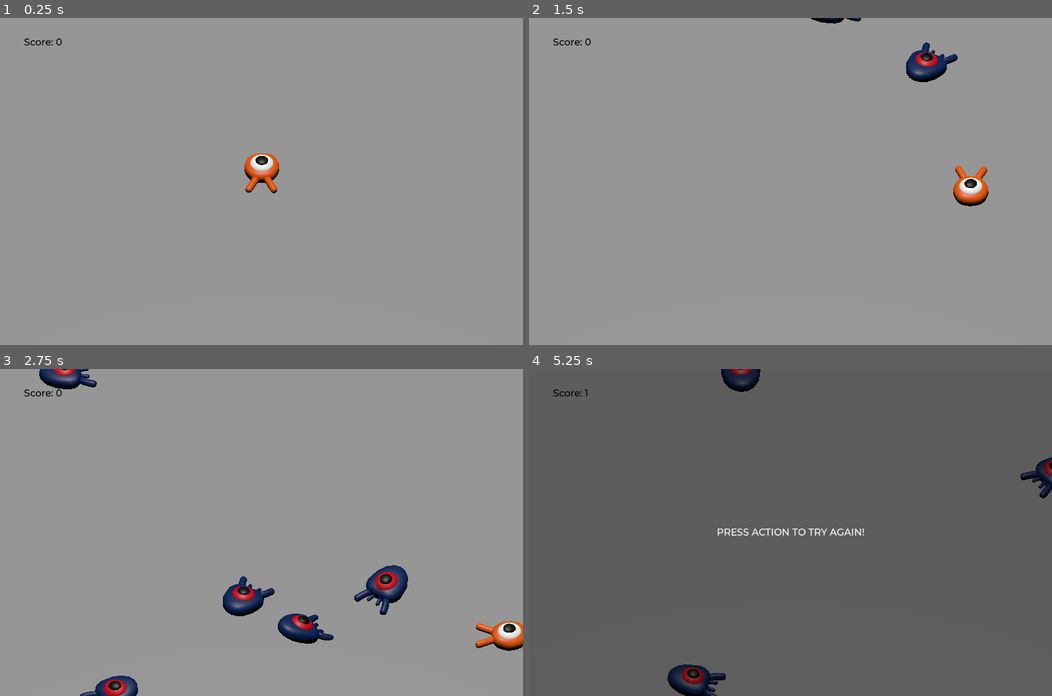
Above: before the commit, frames 1-4 (two rows, left to right).
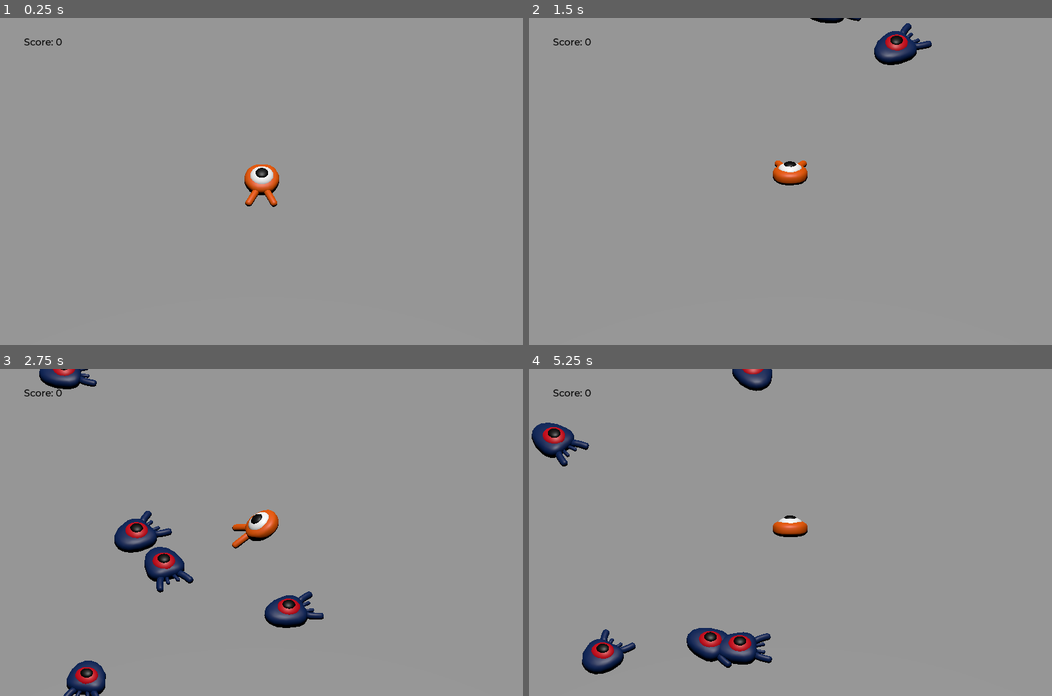
Above: after the commit, the same moments.

Repository: viniciusagvaz/my-first-3d-game
Game: Godot game, scene res://main.tscn
Two runs of this game, one before a commit and one after it. Both use one fixed random seed, a clock stepped at 60 frames per second and the inputs below.
Inputs:
- Up to frame 1 (0.25 s): no input
- Up to frame 2 (1.5 s): hold Right (move_right) 0.53-1.28 s; hold Space (jump) 0.53-1.28 s; hold Down (move_back) from 1.28 s (still down); tap Up (move_foward) at 1.35 s
- Up to frame 3 (2.75 s): tap Space (jump) at 1.52, 1.55, 1.82 s; release Down (move_back) at 2.03 s; hold Right (move_right) from 2.03 s (still down); hold Space (jump) from 2.03 s (still down)
- Up to frame 4 (5.25 s): release Space (jump) at 2.78 s; tap Up (move_foward) at 2.85, 4.35 s; tap Space (jump) at 3.02, 3.05, 3.32, 4.52, 4.55, 4.82 s; release Right (move_right) at 3.53 s; hold Space (jump) 3.53-4.28 s; hold Left (move_left) 3.53-5.03 s; hold Down (move_back) from 5.03 s (still down); hold Space (jump) from 5.03 s (still down)

The runs differ from the first frame. In frame 1, 0.8% of the frame differs, in the area x 46-54%, y 41-58%; in frame 2, 2.4%; in frame 3, 6.4%; in frame 4, 100%, in the area x 0-100%, y 0-100%.

Commit message:
animation test

Diff:
--- /dev/null
+++ b/music_player.tscn
@@ -0,0 +1,7 @@
+[gd_scene load_steps=2 format=3 uid="uid://cj7d5f3ji8g3r"]
+
+[ext_resource type="AudioStream" uid="uid://ds16vynqn08uk" path="res://art/House In a Forest Loop.ogg" id="1_dbx2h"]
+
+[node name="MusicPlayer" type="AudioStreamPlayer"]
+stream = ExtResource("1_dbx2h")
+autoplay = true
--- a/player.gd
+++ b/player.gd
@@ -30,6 +30,12 @@
 		direction.z = direction.z + 1
 	if Input.is_action_pressed("move_foward"):
 		direction.z = direction.z - 1
+
+	if direction != Vector3.ZERO:
+	#...
+		$AnimationPlayer.speed_scale = 4
+	else:
+		$AnimationPlayer.speed_scale = 1
 
 	# Prevent diagonal moving fast af
 	if direction != Vector3.ZERO:
@@ -71,6 +77,8 @@
 	velocity = target_velocity
 	move_and_slide()
 
+	$Pivot.rotation.x = PI / 6 * velocity.y / jump_impulse
+
 # And this function at the bottom.
 func die():
 	hit.emit()
--- a/player.tscn
+++ b/player.tscn
@@ -9,6 +9,68 @@
 [sub_resource type="CylinderShape3D" id="CylinderShape3D_o0d7b"]
 height = 0.502935
 radius = 1.37457
+
+[sub_resource type="Animation" id="Animation_yleip"]
+resource_name = "float"
+length = 1.2
+loop_mode = 1
+tracks/0/type = "value"
+tracks/0/imported = false
+tracks/0/enabled = true
+tracks/0/path = NodePath("../..:position")
+tracks/0/interp = 1
+tracks/0/loop_wrap = true
+tracks/0/keys = {
+"times": PackedFloat32Array(0.2, 0.7, 1.2),
+"transitions": PackedFloat32Array(0.435275, 0.48297, 1),
+"update": 0,
+"values": [Vector3(0, 0, 0), Vector3(0, 0.65, 0), Vector3(0, 0.35, 0)]
+}
+tracks/1/type = "value"
+tracks/1/imported = false
+tracks/1/enabled = true
+tracks/1/path = NodePath("../..:rotation")
+tracks/1/interp = 1
+tracks/1/loop_wrap = true
+tracks/1/keys = {
+"times": PackedFloat32Array(0.1, 0.5, 1.2),
+"transitions": PackedFloat32Array(0.435275, 0.48297, 1),
+"update": 0,
+"values": [Vector3(0, 0, 0), Vector3(0.139626, 0, 0), Vector3(-0.15708, 0, 0)]
+}
+
+[sub_resource type="Animation" id="Animation_b2o1v"]
+length = 0.001
+tracks/0/type = "value"
+tracks/0/imported = false
+tracks/0/enabled = true
+tracks/0/path = NodePath("../..:position")
+tracks/0/interp = 1
+tracks/0/loop_wrap = true
+tracks/0/keys = {
+"times": PackedFloat32Array(0),
+"transitions": PackedFloat32Array(1),
+"update": 0,
+"values": [Vector3(0, 0, 0)]
+}
+tracks/1/type = "value"
+tracks/1/imported = false
+tracks/1/enabled = true
+tracks/1/path = NodePath("../..:rotation")
+tracks/1/interp = 1
+tracks/1/loop_wrap = true
+tracks/1/keys = {
+"times": PackedFloat32Array(0),
+"transitions": PackedFloat32Array(1),
+"update": 0,
+"values": [Vector3(0, 0, 0)]
+}
+
+[sub_resource type="AnimationLibrary" id="AnimationLibrary_uttte"]
+_data = {
+"RESET": SubResource("Animation_b2o1v"),
+"float": SubResource("Animation_yleip")
+}
 
 [node name="Player" type="CharacterBody3D"]
 collision_mask = 10
@@ -31,4 +93,11 @@
 transform = Transform3D(1, 0, 0, 0, 1, 0, 0, 0, 1, 0, -0.823434, 0)
 shape = SubResource("CylinderShape3D_o0d7b")
 
+[node name="AnimationPlayer" type="AnimationPlayer" parent="."]
+root_node = NodePath("../Pivot/Character")
+autoplay = "float"
+libraries = {
+"": SubResource("AnimationLibrary_uttte")
+}
+
 [connection signal="body_entered" from="MobDetector" to="." method="_on_mob_detector_body_entered"]
--- a/project.godot
+++ b/project.godot
@@ -14,6 +14,10 @@
 run/main_scene="res://main.tscn"
 config/features=PackedStringArray("4.1", "Forward Plus")
 config/icon="res://icon.svg"
+
+[autoload]
+
+MusicPlayer="*res://music_player.tscn"
 
 [display]
 
Not shown: 1 places in player.tscn that only renumber resources
